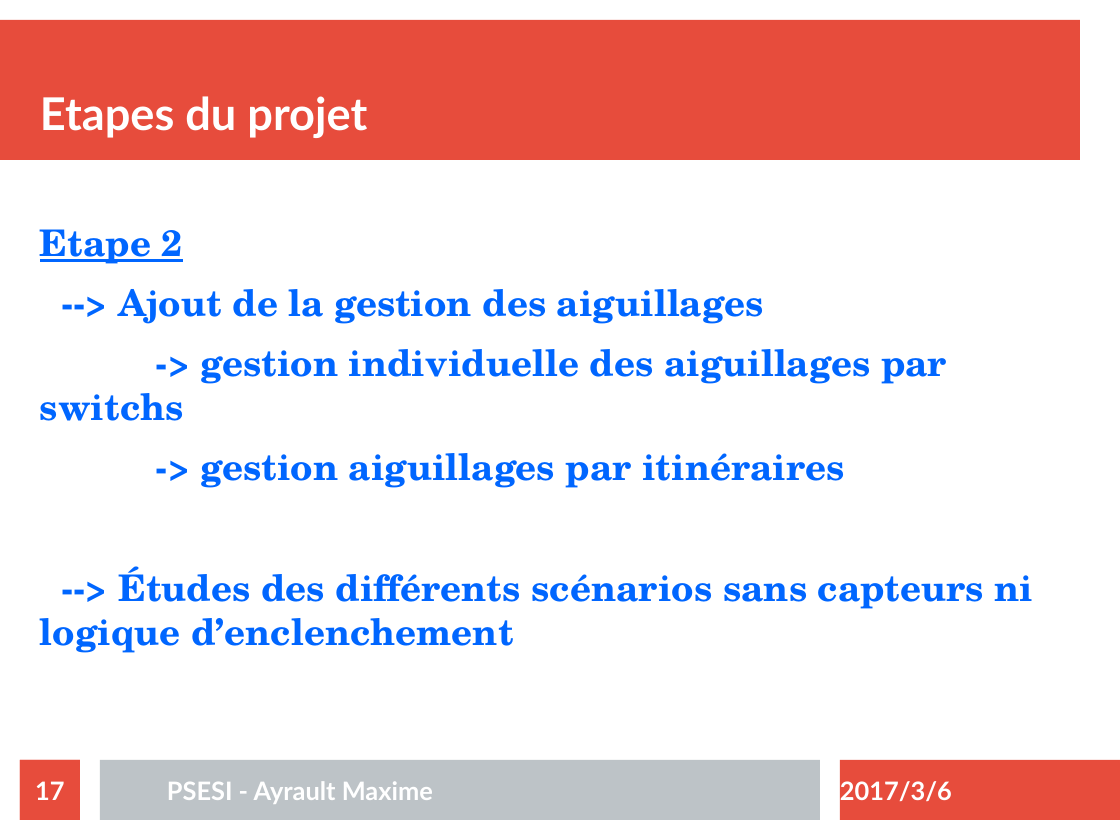
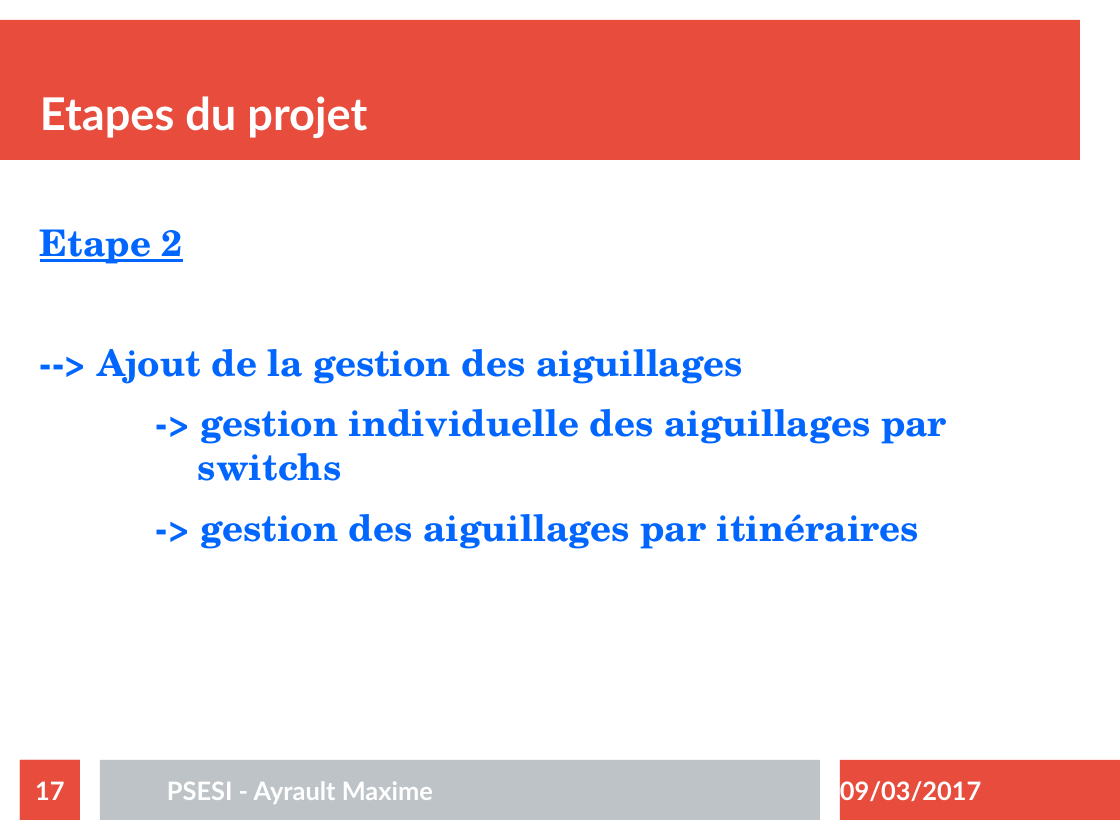
Before and after one commit to maximouth/psesi, a slide deck: slide 17 of Presentation/presentation.odp. Drawn at 1120x840 pixels with LibreOffice and Linux fonts; fonts in the diff are those of the drawing. Boxes give left, top, right and bottom in pixels: in the first picture for what was removed or moved away, otherwise in the second. Text is boxed around its words. In the diff, an @@ line names an element or a change of style, - is before the commit and + after.

```diff
--- a/Presentation/presentation.odp
+++ b/Presentation/presentation.odp
@@ text at (x1=201, y1=514, x2=919, y2=549): text changed @@
--> gestion aiguillages par itinéraires
---> Études des différents scénarios sans capteurs ni logique d’enclenchement
+-> gestion des aiguillages par itinéraires
@@ text at (x1=840, y1=781, x2=982, y2=801): text changed @@
-2017/3/6
+09/03/2017
```
Also in this commit, not shown: 22 other slides changed, 2 slides added, 28 other files.
